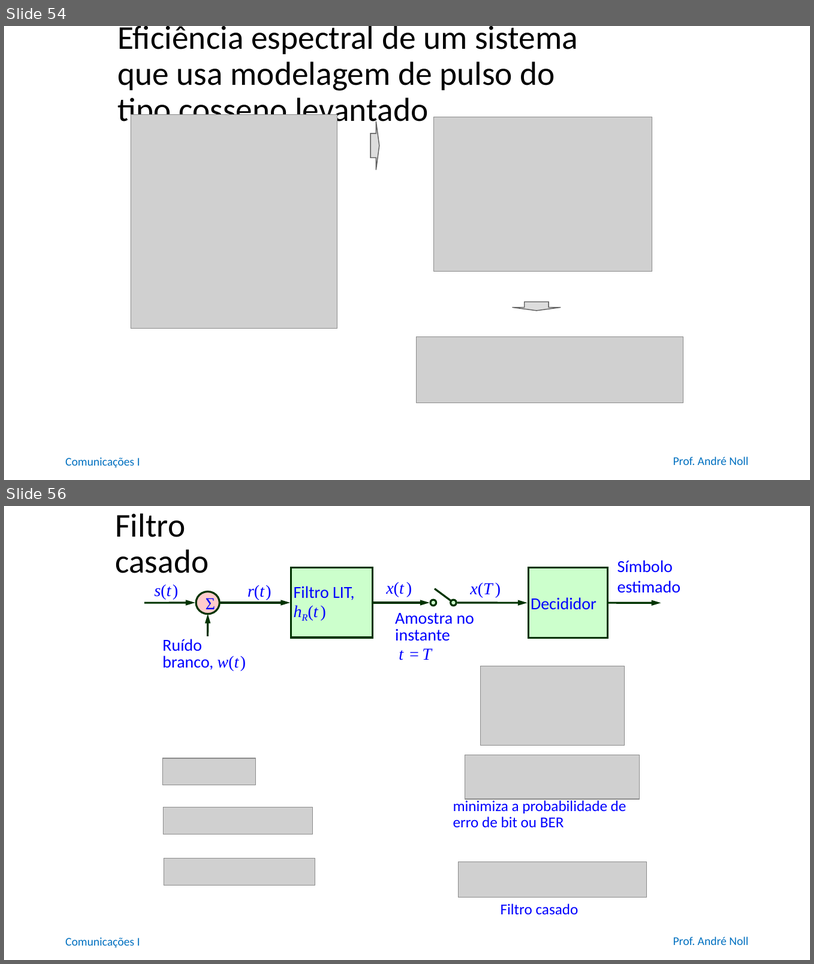
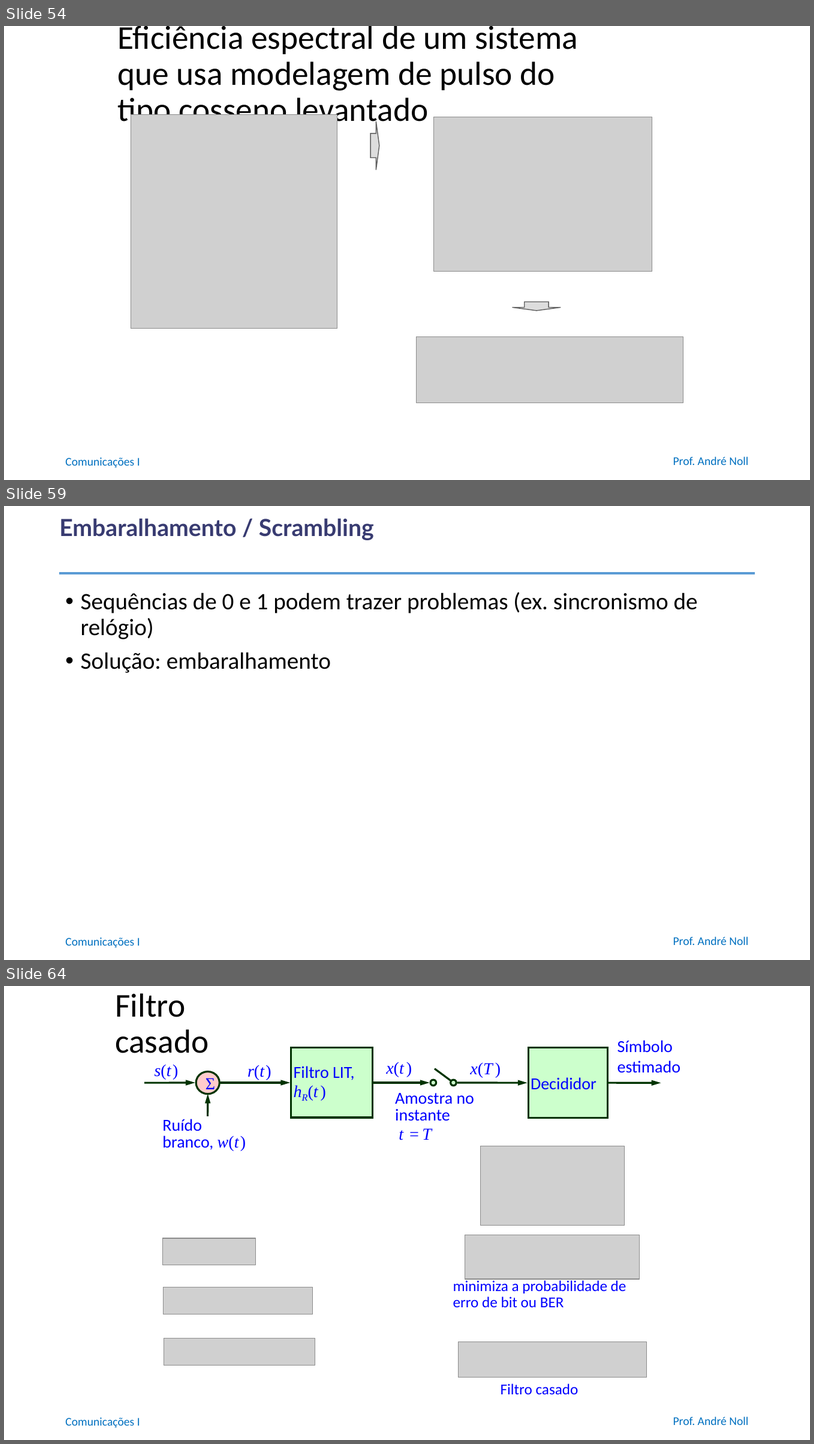
Before and after one commit to anollba/comunicacoes_i_ufrj, a slide deck: slides/Part3 -Digital/03_04_Códigos_linha.pptx. Shown one above the other, each under a label of ours: slides 54 and 56 before the commit, slides 54, 59 and 64 after it; the slides between them are not shown. The pictures are 814x964 and 814x1444 pixels, drawn with LibreOffice and Linux fonts; fonts in the diff are those of the drawing; grey boxes stand for pictures; background and template pictures are left out. Boxes give left, top, right and bottom in pixels: in the first picture for what was removed or moved away, otherwise in the second. Text is boxed around its words. In the diff, an @@ line names an element or a change of style, - is before the commit and + after.

```diff
--- a/slides/Part3 -Digital/03_04_Códigos_linha.pptx
+++ b/slides/Part3 -Digital/03_04_Códigos_linha.pptx
@@ slide 59 added at (4, 506, 810, 960), background #FFFFFF; not listed: 2 template elements that a slide beside it also shows @@
@@ title added at (59, 519, 374, 540), 28 pt, text #383B71, bold @@
+Embaralhamento / Scrambling
@@ line added from (60, 573) to (755, 573), #5B9BD5 3.25 pt @@
@@ text added at (81, 592, 698, 673), 28 pt, text #000000 @@
+• Sequências de 0 e 1 podem trazer problemas (ex. sincronismo de relógio)
+• Solução: embaralhamento
@@ what was slide 56 is now slide 64 @@
```
Also in this commit, not shown: 2 slides changed, 7 other slides added, 25 slides removed, 1 other file.
